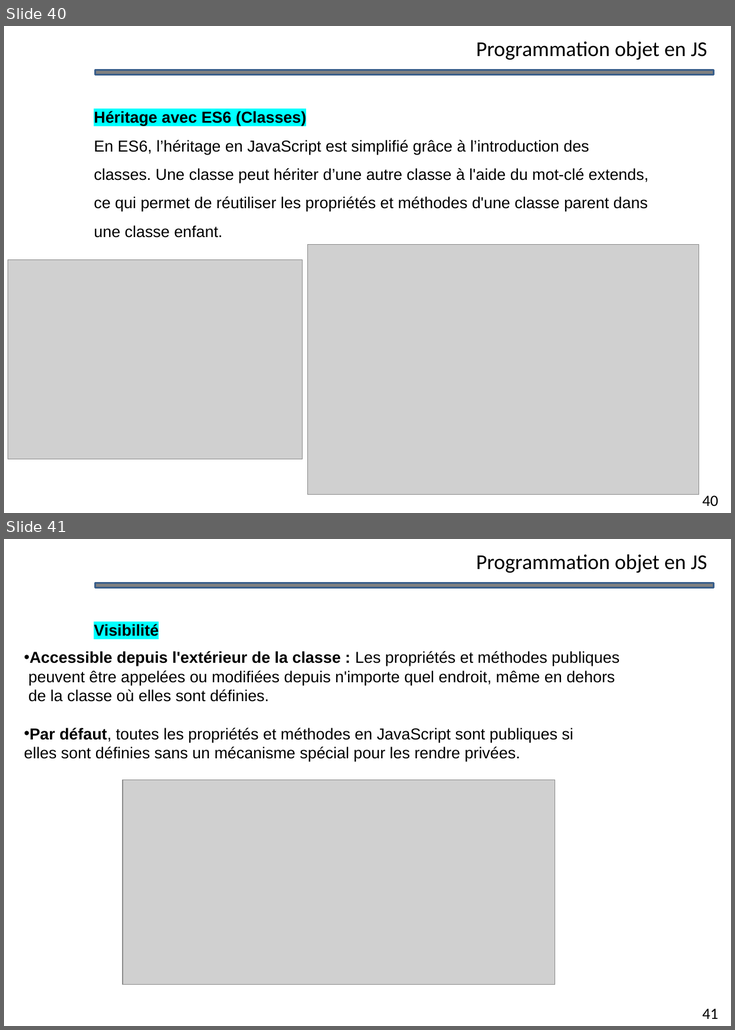
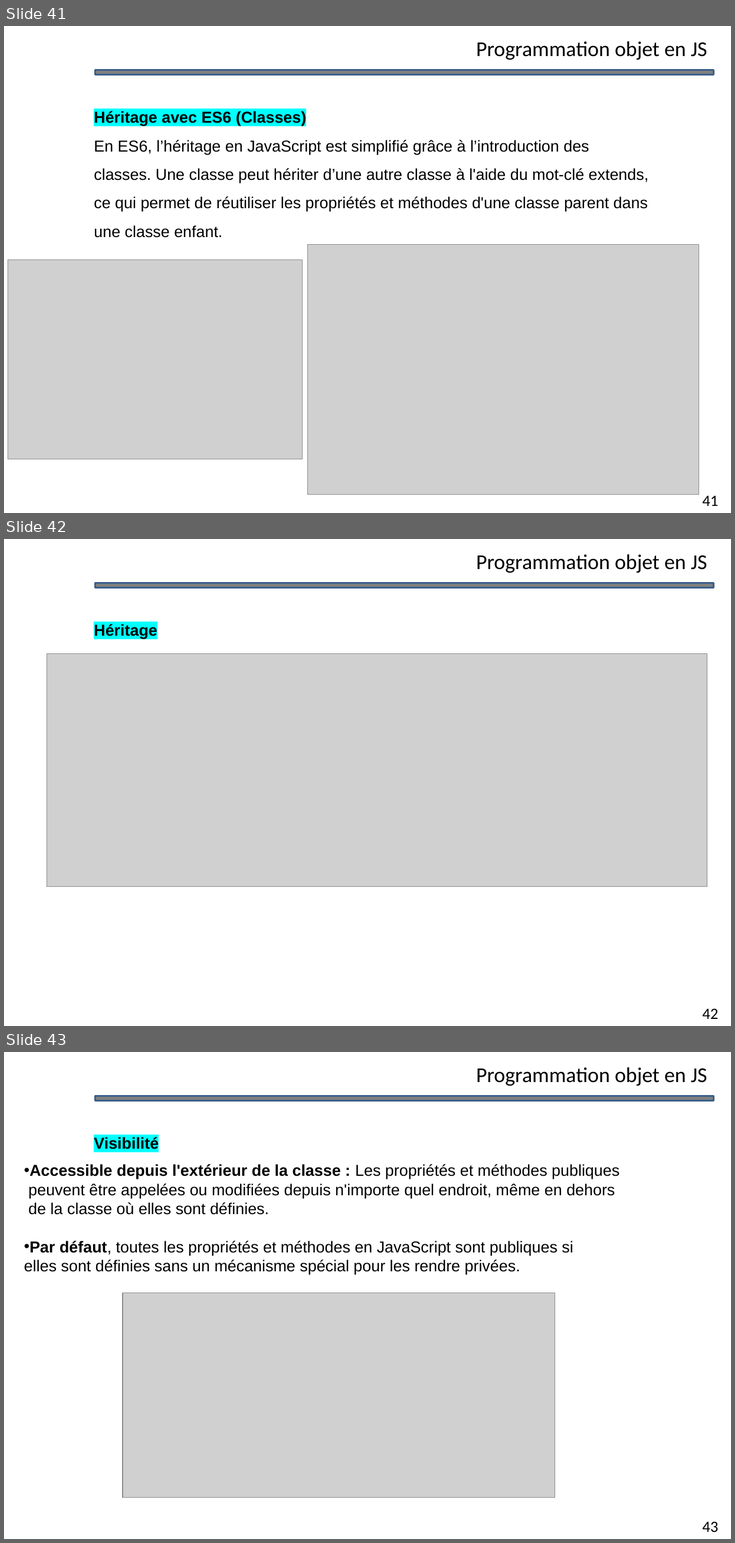
Before and after one commit to hamzaensi/jsav-12-2024, a slide deck: Formation programmation JSA - Day 1.pptx. Shown one above the other, each under a label of ours: slides 40 and 41 before the commit, slides 41, 42 and 43 after it. The pictures are 735x1030 and 735x1543 pixels, drawn with LibreOffice and Linux fonts; fonts in the diff are those of the drawing; grey boxes stand for pictures; background and template pictures are left out. Boxes give left, top, right and bottom in pixels: in the first picture for what was removed or moved away, otherwise in the second. Text is boxed around its words. In the diff, an @@ line names an element or a change of style, - is before the commit and + after.

```diff
--- a/Formation programmation JSA - Day 1.pptx
+++ b/Formation programmation JSA - Day 1.pptx
@@ slide 42 added at (4, 539, 731, 1026), background #FFFFFF; not listed: 1 template element that a slide beside it also shows @@
@@ text added at (476, 554, 707, 573), 24 pt, text #000000 @@
+Programmation objet en JS
@@ text added at (94, 624, 157, 639), 18 pt, text #000000, bold @@
+Héritage
@@ picture added at (46, 653, 707, 886) @@
@@ page number added at (702, 1009, 718, 1019), 17.9 pt, text #000000 @@
+42
@@ what was slide 40 is now slide 41 @@
@@ page number at (702, 496, 718, 506): text changed @@
-40
+41
@@ what was slide 41 is now slide 43 @@
@@ page number at (702, 1522, 718, 1533): text changed @@
-41
+43
```
Also in this commit, not shown: 1 slide changed, 1 other slide added, 32 other files.
